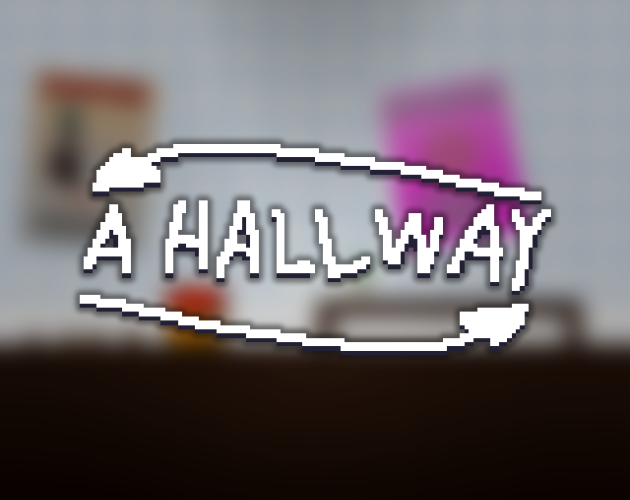
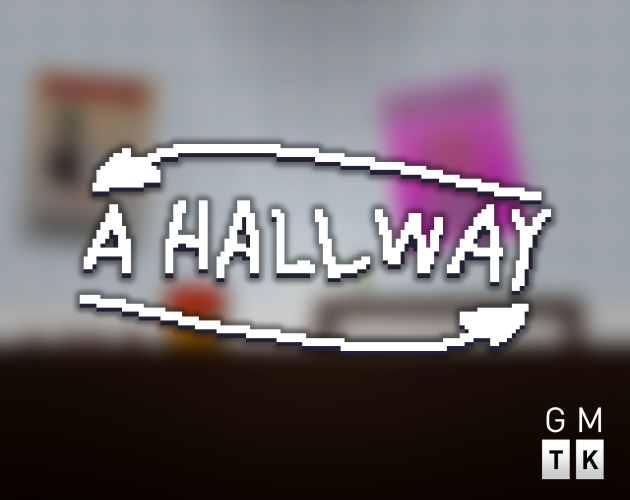
Layer changes from the first 630 x 500 image to the second:
added layer "gmtk-logo-trans" above "Screenshot 2025-08-02 220036" over box(541, 407, 604, 480)